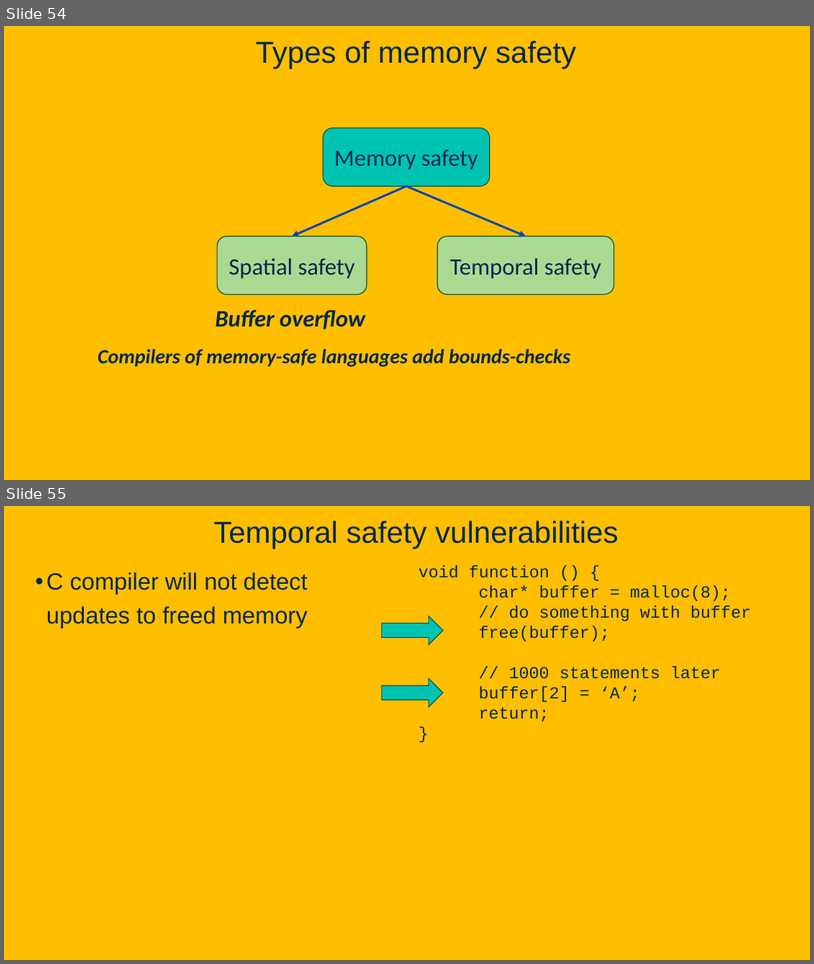
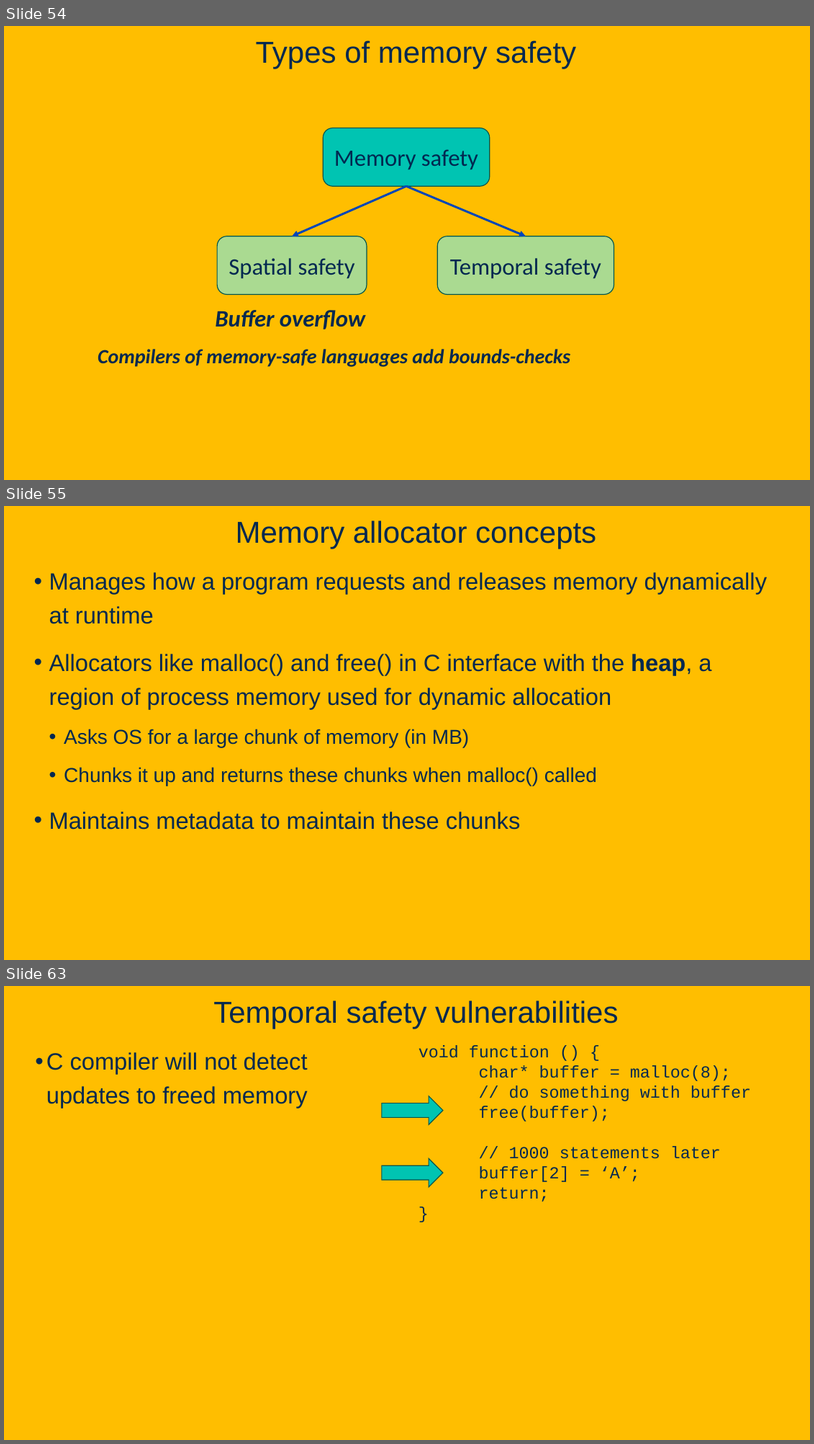
Before and after one commit to davsec-teaching/ecs160-f25, a slide deck: slides/9_software_security.pptx. Shown one above the other, each under a label of ours: slides 54 and 55 before the commit, slides 54, 55 and 63 after it; the slides between them are not shown. The pictures are 814x964 and 814x1444 pixels, drawn with LibreOffice and Linux fonts; fonts in the diff are those of the drawing; background and template pictures are left out. Boxes give left, top, right and bottom in pixels: in the first picture for what was removed or moved away, otherwise in the second. Text is boxed around its words. In the diff, an @@ line names an element or a change of style, - is before the commit and + after.

```diff
--- a/slides/9_software_security.pptx
+++ b/slides/9_software_security.pptx
@@ slide 55 added at box(4, 506, 810, 960), background picture (left out) @@
@@ title added at box(236, 520, 597, 548), 36 pt, text #022850 @@
+Memory allocator concepts
@@ text added at box(49, 572, 767, 829), 28 pt, text #022850 @@
+• Manages how a program requests and releases memory dynamically at runtime
+• Allocators like malloc() and free() in C interface with the heap, a region of process memory used for dynamic allocation
+  • Asks OS for a large chunk of memory (in MB)
+  • Chunks it up and returns these chunks when malloc() called
+• Maintains metadata to maintain these chunks
@@ what was slide 55 is now slide 63 @@
```
Also in this commit, not shown: 5 slides changed, 7 other slides added.
